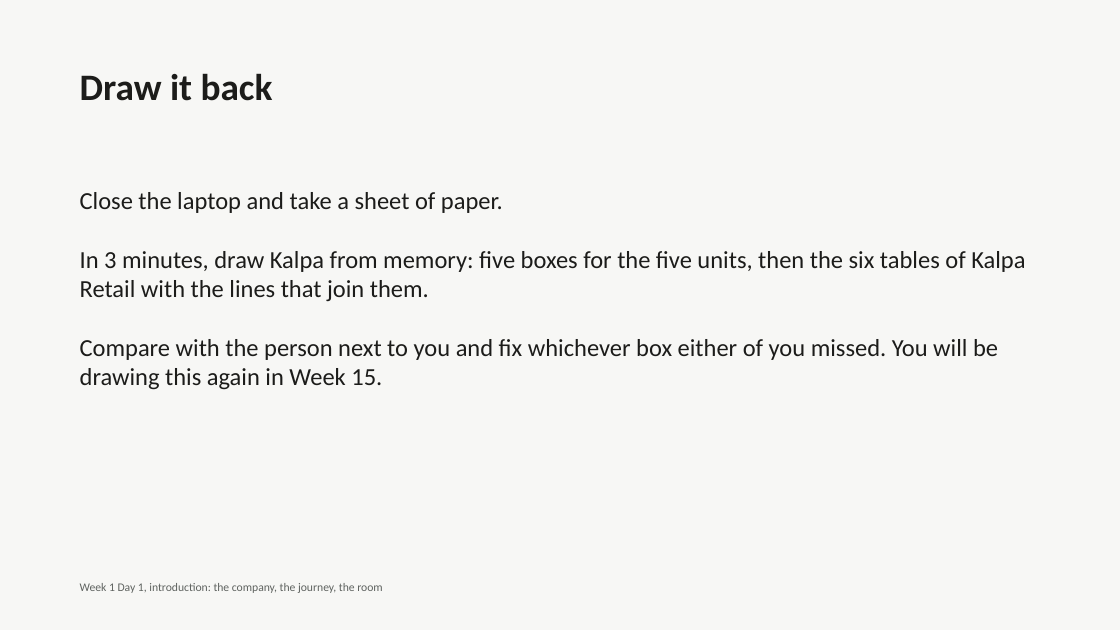
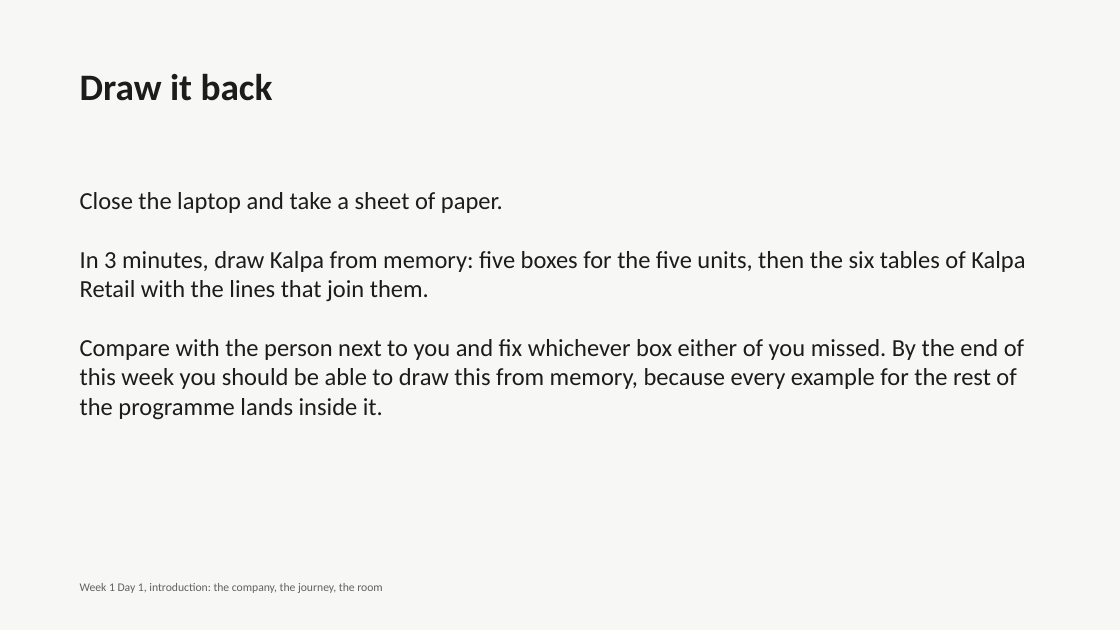
Before and after one commit to fde-academy-lab/c2-content-factory, a slide deck: slide 11 of content/W01/D1/C2_W01_D01_deck_00_intro_STUDENT.pptx. Drawn at 1120x630 pixels with LibreOffice and Linux fonts; fonts in the diff are those of the drawing. Boxes give left, top, right and bottom in pixels: in the first picture for what was removed or moved away, otherwise in the second. Text is boxed around its words. In the diff, an @@ line names an element or a change of style, - is before the commit and + after.

```diff
--- a/content/W01/D1/C2_W01_D01_deck_00_intro_STUDENT.pptx
+++ b/content/W01/D1/C2_W01_D01_deck_00_intro_STUDENT.pptx
@@ text at (80,339,1024,420): text changed @@
-Compare with the person next to you and fix whichever box either of you missed. You will be drawing this again in Week 15.
+Compare with the person next to you and fix whichever box either of you missed. By the end of this week you should be able to draw this from memory, because every example for the rest of the programme lands inside it.
```
Also in this commit, not shown: 3 other slides changed, 16 other files.
